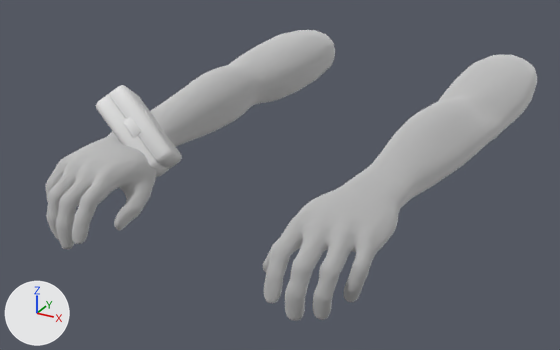
The Blender file Breakout From Ackers/Assets/Animations/MedKit/Holding MedKit Idle.blend as it was, and as the next commit left it.
Camera for both pictures: a 50 mm lens placed at (0.629, -1.845, 0.514), pointed at (-0.045, -0.618, -0.1). Every picture has the same lights, and +X, +Y and +Z are marked at lower left.

In view in the first picture: 'FirstAidKit_1', 'hand_left', 'hand_right'.
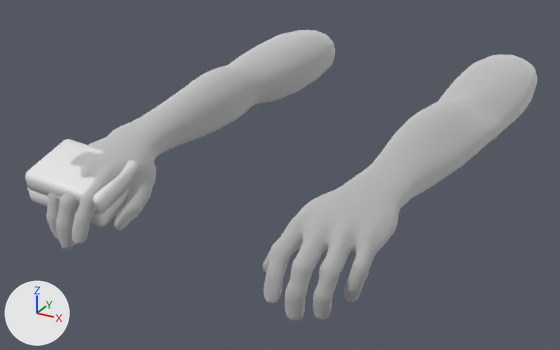
Boxes (x1, y1, x2, y2) around the edits, measured in the pictures (560 x 350 px):
'FirstAidKit_1', moved, turned: before (96, 85, 182, 177); after (25, 139, 139, 227)

What the commit changed:
Object 'FirstAidKit_1' (ob_firstaidkit_1) moves from (-0.239, -0.838, 0.009) to (-0.227, -0.966, 0.009).
Object 'FirstAidKit_1' (ob_firstaidkit_1) turns from (49, 45, -5.2) to (76, -173, 3.7) degrees about x, y and z.
